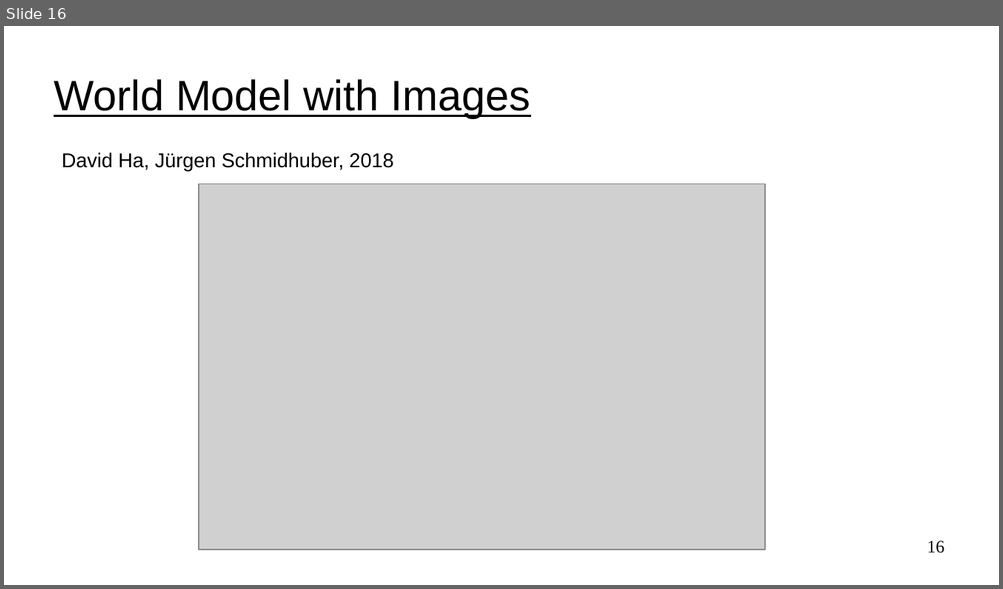
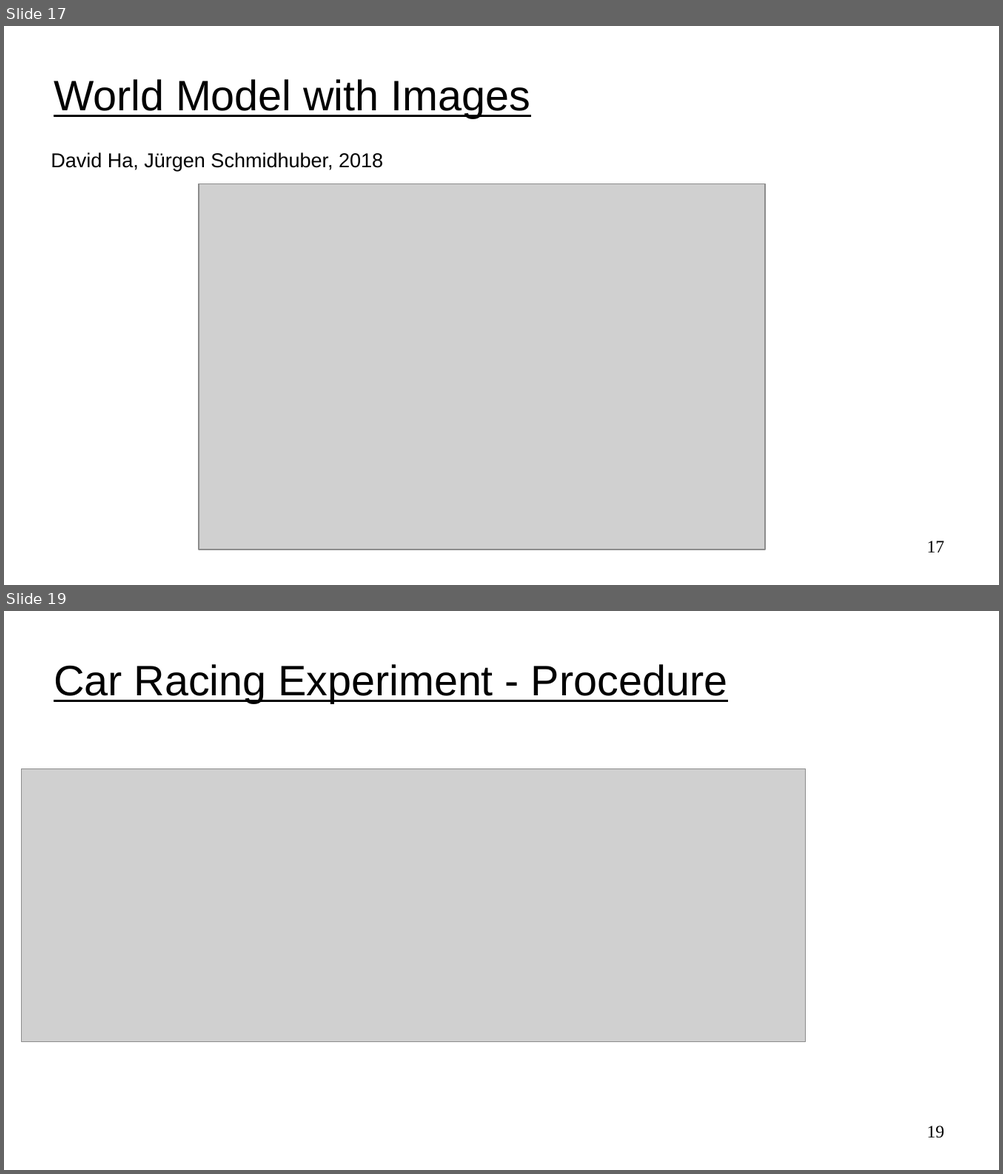
Before and after one commit to jackburke12/applied_reinforcement_learning, a slide deck: 10_model_based_rl/model_based_rl.ppt. Shown one above the other, each under a label of ours: slide 16 before the commit, slides 17 and 19 after it; the slides between them are not shown. The pictures are 1003x589 and 1003x1174 pixels, drawn with LibreOffice and Linux fonts; fonts in the diff are those of the drawing; grey boxes stand for pictures. Boxes give left, top, right and bottom in pixels: in the first picture for what was removed or moved away, otherwise in the second. Text is boxed around its words. In the diff, an @@ line names an element or a change of style, - is before the commit and + after.

```diff
--- a/10_model_based_rl/model_based_rl.ppt
+++ b/10_model_based_rl/model_based_rl.ppt
@@ slide 19 added at [4, 611, 999, 1170], background #FFFFFF @@
@@ title added at [54, 664, 727, 703], 34 pt, text #000000, underline @@
+Car Racing Experiment - Procedure
@@ picture added at [21, 769, 805, 1042] @@
@@ page number added at [927, 1126, 945, 1139], 14 pt, text #000000 @@
+19
@@ what was slide 16 is now slide 17 @@
@@ slide 17 changed as well @@
@@ text "David Ha, Jürgen Schmidhuber, 2018": place and size @@
-text "David Ha, Jürgen Schmidhuber, 2018" at [62, 153, 393, 171]
+text "David Ha, Jürgen Schmidhuber, 2018" at [51, 153, 383, 171]
@@ page number at [927, 541, 945, 553]: text changed @@
-16
+17
```
Also in this commit, not shown: 4 other slides changed, 3 other slides added, 1 other file.
